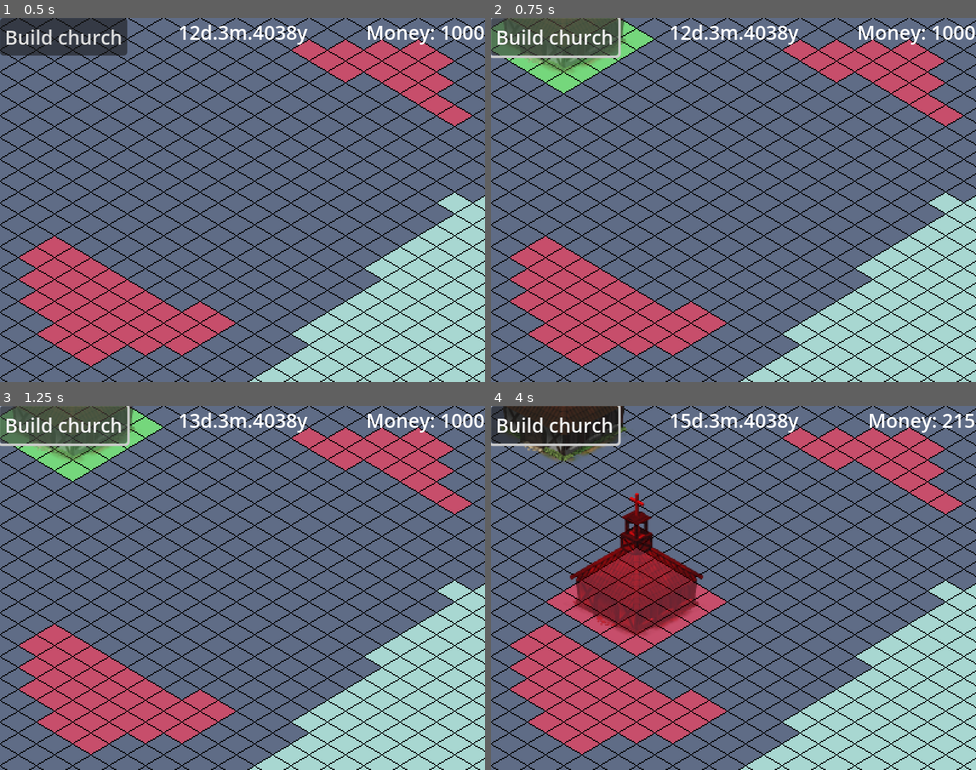
Above: before the commit, frames 1-4 (two rows, left to right).
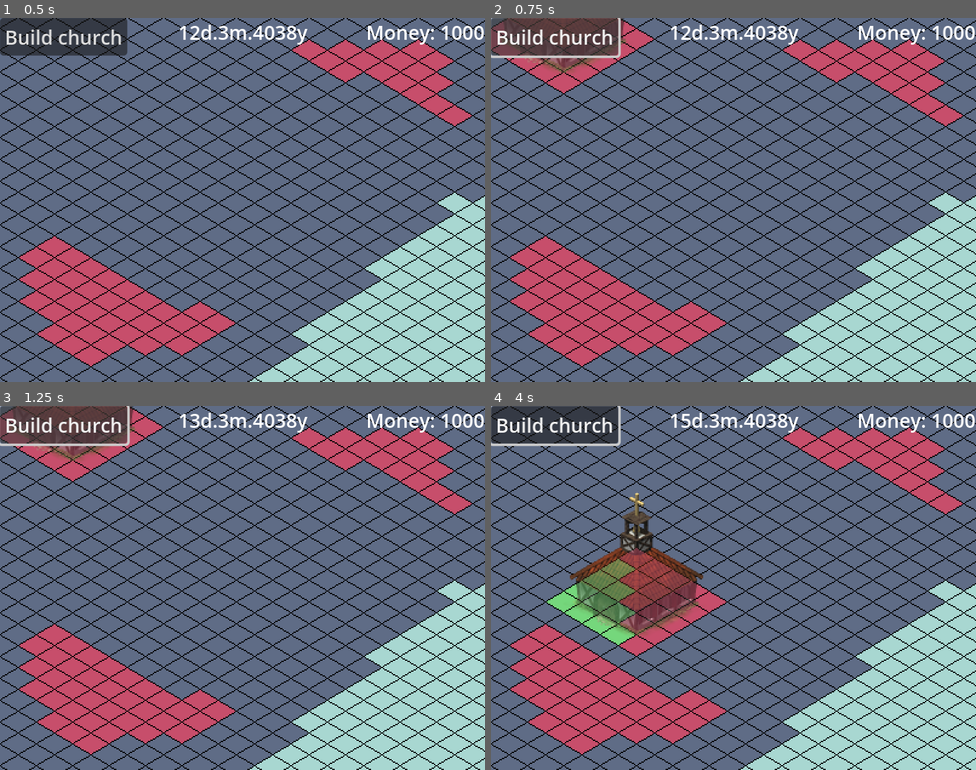
Above: after the commit, the same moments.

Repository: BurntRobot/artifical_heart_at_the_water-s_edge
Game: Godot game, scene res://world.tscn
Two runs of this game, one before a commit and one after it. Both use one fixed random seed, a clock stepped at 60 frames per second and the inputs below.
Inputs (mouse positions are in pixels of both pictures, inside the frame that each line leads up to):
- Up to frame 1 (0.5 s): no input
- Up to frame 2 (0.75 s): click "Build church" at 0.5 s
- Up to frame 3 (1.25 s): no input
- Up to frame 4 (4 s): click "Build church" at 1.25 s; click "Build church" at 2 s; tap Enter at 2.75 s; move the mouse to (840, 569) at 2.77 s; press the mouse at (840, 569) at 2.78 s; tap Space at 3.5 s; move the mouse to (636, 606) at 3.52 s; release the mouse at (636, 606) at 3.53 s; click (636, 606) at 3.6 s

Frame 1 is identical in both runs. In frame 2, 3.4% of the frame differs, in the area x 0-34%, y 0-21%; in frame 3, 3.4%; in frame 4, 7.4%, in the area x 2-100%, y 0-66%.

Commit message:
Trying to make right placing algorithm

Diff:
--- a/Buildings/building.gd
+++ b/Buildings/building.gd
@@ -2,6 +2,7 @@
 class_name Building
 
 @onready var base: TileMapLayer = $Base
+@onready var base_for_water: TileMapLayer = $BaseForWater
 @onready var sprite: Sprite2D = $Sprite
 @onready var animation_player: AnimationPlayer = $AnimationPlayer
 
@@ -9,28 +10,38 @@
 
 var rotated: bool = false
 var is_built: bool = false
+var can_build: bool = true
+
+signal _on_check_free_ground(_tile_map: Array[Vector2i])
+signal _on_check_free_water(_tile_map: Array[Vector2i])
 
 
 func _ready() -> void:
 	CityResources._on_next_day.connect(_next_day)
 	CityResources._on_next_month.connect(_next_month)
+	Input.set_mouse_mode(Input.MOUSE_MODE_HIDDEN)
 
 func _physics_process(_delta: float) -> void:
 	if not is_built:
-		position = get_global_mouse_position().snapped(Vector2(30, 18))
+		if position != get_global_mouse_position().snapped(Vector2(30, 18)):
+			position = get_global_mouse_position().snapped(Vector2(30, 18))
 		if CityResources.money - building_cost < 0:
 			sprite.self_modulate = Color('ff000089')
 			base._set_all_tiles_to_red()
 		else:
 			sprite.self_modulate = Color('ffffff89')
 			base._update_tiles_colors()
+			can_build = true
+		_on_check_free_ground.emit(base.get_used_cells())
+		if base_for_water.get_used_cells() == null:
+			_on_check_free_water.emit(base_for_water.get_used_cells())
 
 func _input(event: InputEvent) -> void:
 	if not is_built:
 		if event.is_action_pressed("rotate"):
 			_rotate()
 		if event.is_action_pressed("build"):
-			if CityResources.money - building_cost >= 0:
+			if CityResources.money - building_cost >= 0 and can_build:
 				_build()
 			else:
 				animation_player.play("cant_build")
@@ -44,6 +55,12 @@
 	animation_player.play("start_building")
 	is_built = true
 	CityResources.money -= building_cost
+	Input.set_mouse_mode(Input.MOUSE_MODE_VISIBLE)
 
 func _next_day(): pass
 func _next_month(): pass
+
+func set_red_places(_red_tiles: Array[Vector2i]):
+	can_build = false
+	for _tile in _red_tiles:
+		base.set_cell(_tile, 0, Vector2(3, 0))
--- a/Buildings/building.tscn
+++ b/Buildings/building.tscn
@@ -90,6 +90,9 @@
 tile_set = ExtResource("1_gtvch")
 script = ExtResource("3_xt25x")
 
+[node name="BaseForWater" type="TileMapLayer" parent="."]
+tile_set = ExtResource("1_gtvch")
+
 [node name="Sprite" type="Sprite2D" parent="."]
 self_modulate = Color(1, 1, 1, 0.5372549)
 
--- a/Map/map.gd
+++ b/Map/map.gd
@@ -2,7 +2,41 @@
 
 @export var buildings_scenes: Array[PackedScene]
 
+@onready var buildings_map: TileMapLayer = $BuildingsMap
+@onready var base_map: TileMapLayer = $BaseMap
+
 
 func _on_test_build_pressed() -> void:
-	var church = buildings_scenes[0].instantiate()
-	add_child(church)
+	var town_hall = buildings_scenes[0].instantiate()
+	town_hall._on_check_free_ground.connect(is_tiles_are_free_ground)
+	add_child(town_hall)
+
+func is_tiles_are_free_ground(tiles: Array[Vector2i]):
+	for child in get_children():
+		if child is Building and not child.is_built:
+			var _red_tiles: Array[Vector2i] = []
+			var base_for_tile = Vector2i(
+				int(child.position.x / 30),
+				int(child.position.y / 18))
+			for _tile in tiles:
+				if is_tile_a_ground(_tile + base_for_tile):
+					_red_tiles.append(_tile)
+			child.set_red_places(_red_tiles)
+
+func is_tiles_are_free_water(tiles):
+	pass
+
+func is_tile_a_ground(_tile: Vector2i):
+	return _tile in get_ground_tiles()
+func get_ground_tiles():
+	return base_map.get_used_cells_by_id(0, Vector2i(0, 0))
+
+func is_tile_a_water():
+	pass
+func get_water_tiles():
+	return base_map.get_used_cells_by_id(0, Vector2i(1, 0))
+
+func is_tile_builded():
+	pass
+func get_builded_tiles():
+	return buildings_map.get_used_cells_by_id(0, Vector2i(2, 0))
